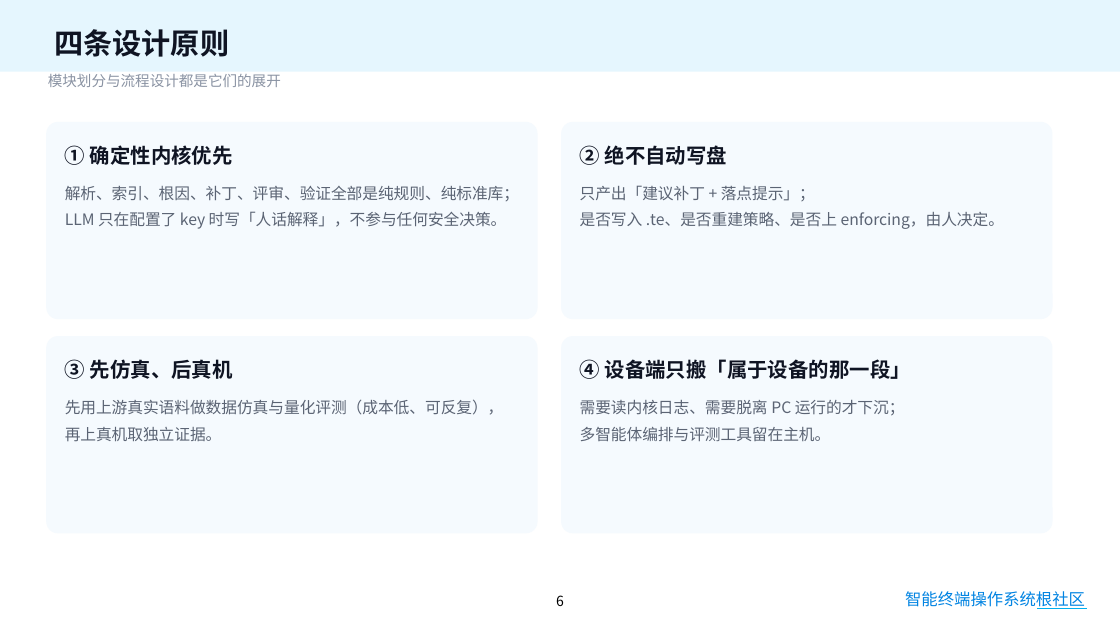
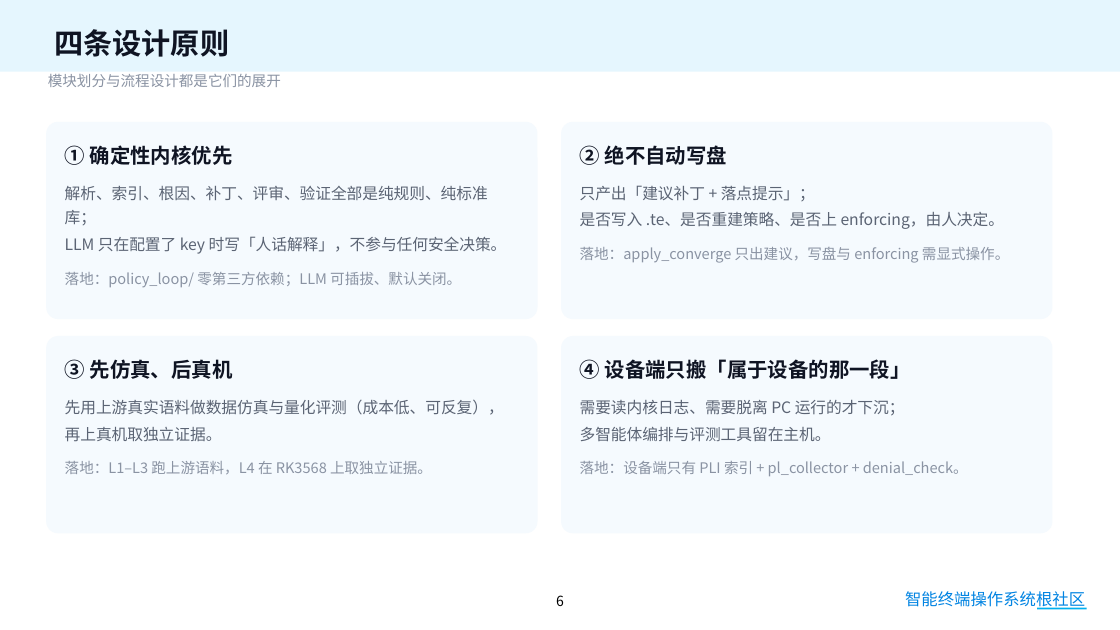
Before and after one commit to asymecat/policy_loop, a slide deck: slide 6 of docs/policy_loop-答辩.pptx. Drawn at 1120x630 pixels with LibreOffice and Linux fonts; fonts in the diff are those of the drawing; background and template pictures are left out. Boxes give left, top, right and bottom in pixels: in the first picture for what was removed or moved away, otherwise in the second. Text is boxed around its words. In the diff, an @@ line names an element or a change of style, - is before the commit and + after.

```diff
--- a/docs/policy_loop-答辩.pptx
+++ b/docs/policy_loop-答辩.pptx
@@ text in rounded rectangle at [580,247,1009,263]: paragraph added @@
+落地：apply_converge 只出建议，写盘与 enforcing 需显式操作。
@@ text in rounded rectangle at [65,272,461,287]: paragraph added @@
+落地：policy_loop/ 零第三方依赖；LLM 可插拔、默认关闭。
@@ text in rounded rectangle at [65,461,432,474]: paragraph added @@
+落地：L1–L3 跑上游语料，L4 在 RK3568 上取独立证据。
@@ text in rounded rectangle at [580,461,968,476]: paragraph added @@
+落地：设备端只有 PLI 索引 + pl_collector + denial_check。
@@ text "智能终端操作系统根社区" at [905,591,1085,610]: text colour gradient #0284E2 to #00B050 to #0284E2 @@
```
Also in this commit, not shown: 20 other slides changed, 1 other file.
